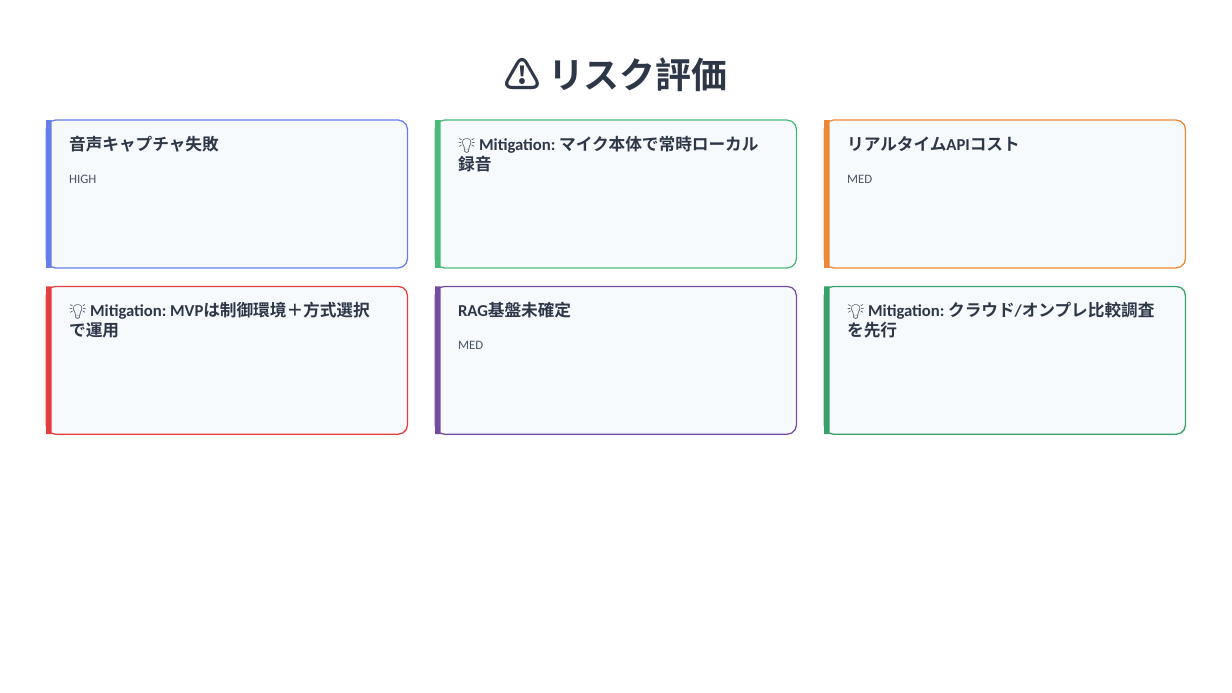
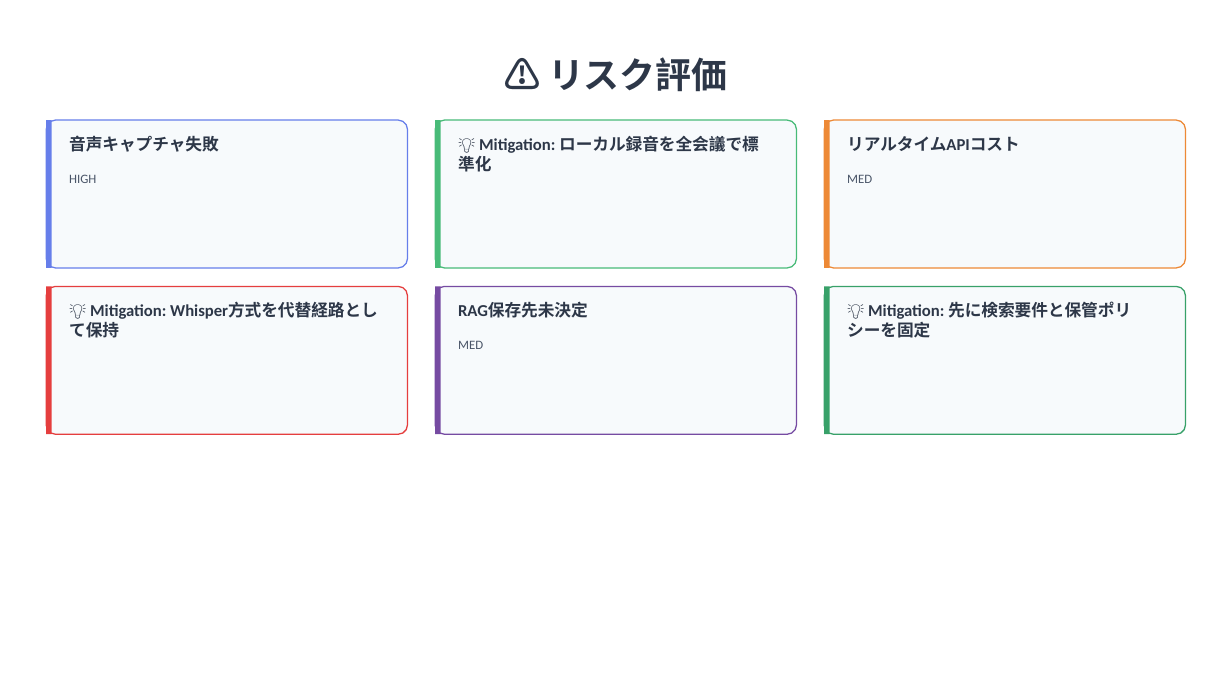
Before and after one commit to shinq3/idea-compiler, a slide deck: slide 15 of documents/doc-3-feature_proposal.pptx (slide 13 before the commit). Drawn at 1232x693 pixels with LibreOffice and Linux fonts; fonts in the diff are those of the drawing. Boxes give left, top, right and bottom in pixels: in the first picture for what was removed or moved away, otherwise in the second. Text is boxed around its words. In the diff, an @@ line names an element or a change of style, - is before the commit and + after.

```diff
--- a/documents/doc-3-feature_proposal.pptx
+++ b/documents/doc-3-feature_proposal.pptx
@@ text at bbox=[458, 135, 759, 172]: text changed @@
-💡 Mitigation: マイク本体で常時ローカル録音
+💡 Mitigation: ローカル録音を全会議で標準化
@@ text at bbox=[90, 304, 166, 319]: text changed @@
-💡 Mitigation: MVPは制御環境＋方式選択で運用
+💡 Mitigation: Whisper方式を代替経路として保持
@@ text at bbox=[458, 303, 588, 318]: text changed @@
-RAG基盤未確定
+RAG保存先未決定
@@ text at bbox=[847, 301, 1131, 338]: text changed @@
-💡 Mitigation: クラウド/オンプレ比較調査を先行
+💡 Mitigation: 先に検索要件と保管ポリシーを固定
```
Also in this commit, not shown: 12 other slides changed, 5 slides added, 6 slides removed, 1 other file.
